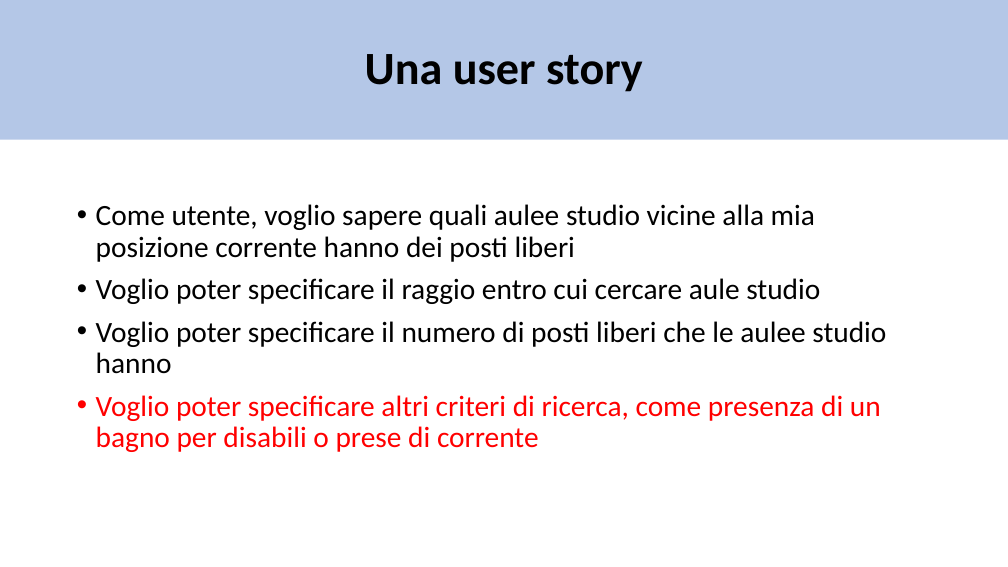
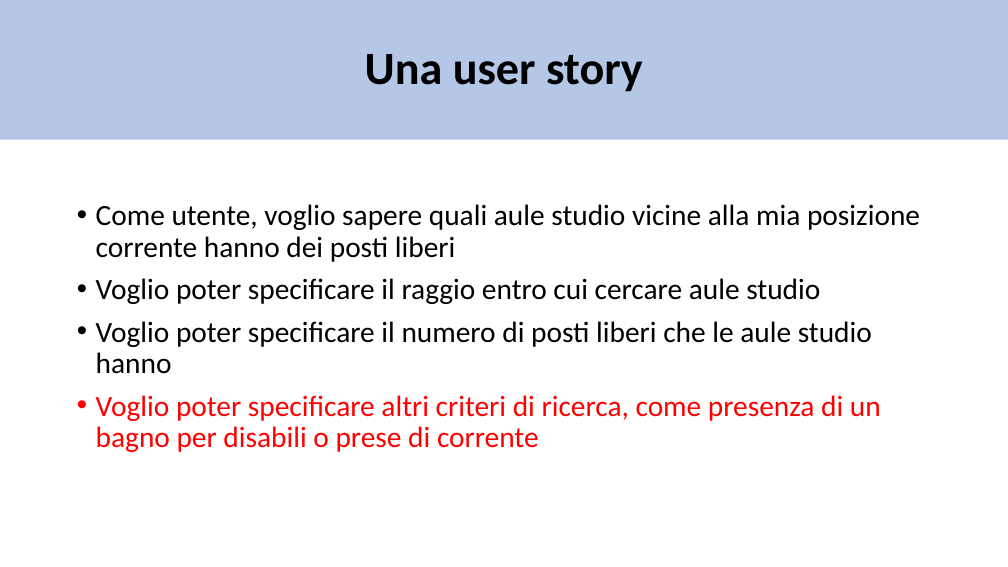
Before and after one commit to matte21/CalcM, a slide deck: slide 8 of ontologia.pptx (slide 6 before the commit). Drawn at 1008x567 pixels with LibreOffice and Linux fonts; fonts in the diff are those of the drawing. Boxes give left, top, right and bottom in pixels: in the first picture for what was removed or moved away, otherwise in the second. Text is boxed around its words. In the diff, an @@ line names an element or a change of style, - is before the commit and + after.

```diff
--- a/ontologia.pptx
+++ b/ontologia.pptx
@@ text at box(96, 204, 920, 262): text changed @@
-• Come utente, voglio sapere quali aulee studio vicine alla mia posizione corrente hanno dei posti liberi
+• Come utente, voglio sapere quali aule studio vicine alla mia posizione corrente hanno dei posti liberi
@@ text at box(96, 321, 872, 374): text changed @@
-• Voglio poter specificare il numero di posti liberi che le aulee studio hanno
+• Voglio poter specificare il numero di posti liberi che le aule studio hanno
```
Also in this commit, not shown: 4 other slides changed, 3 slides added, 2 slides removed, 1 other file.
